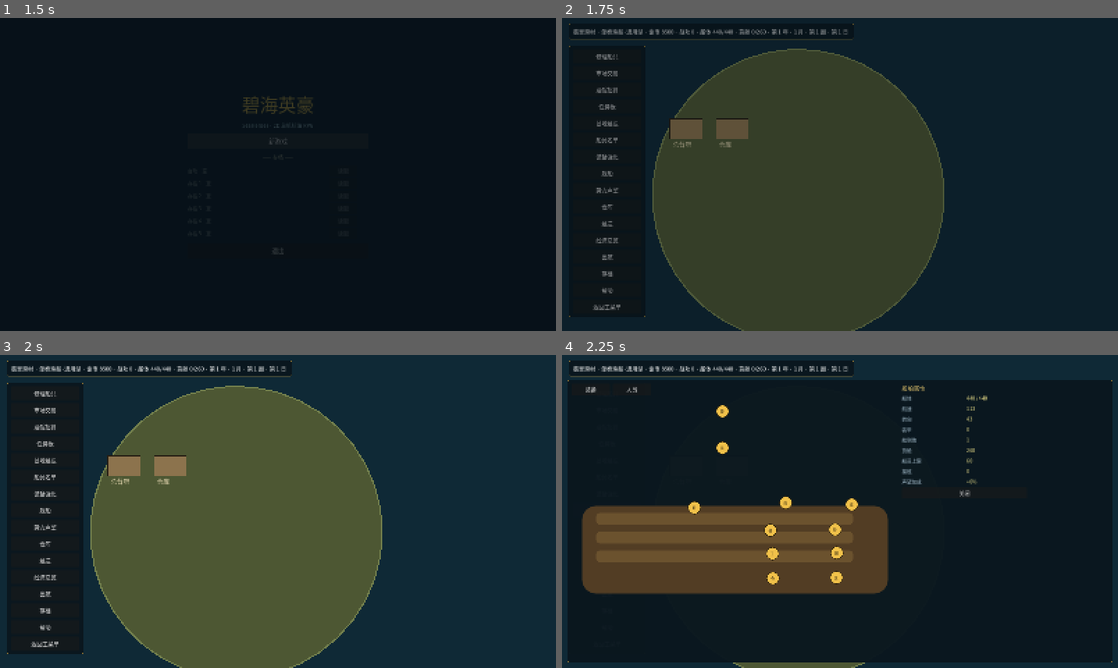
Above: before the commit, frames 1-4 (two rows, left to right).
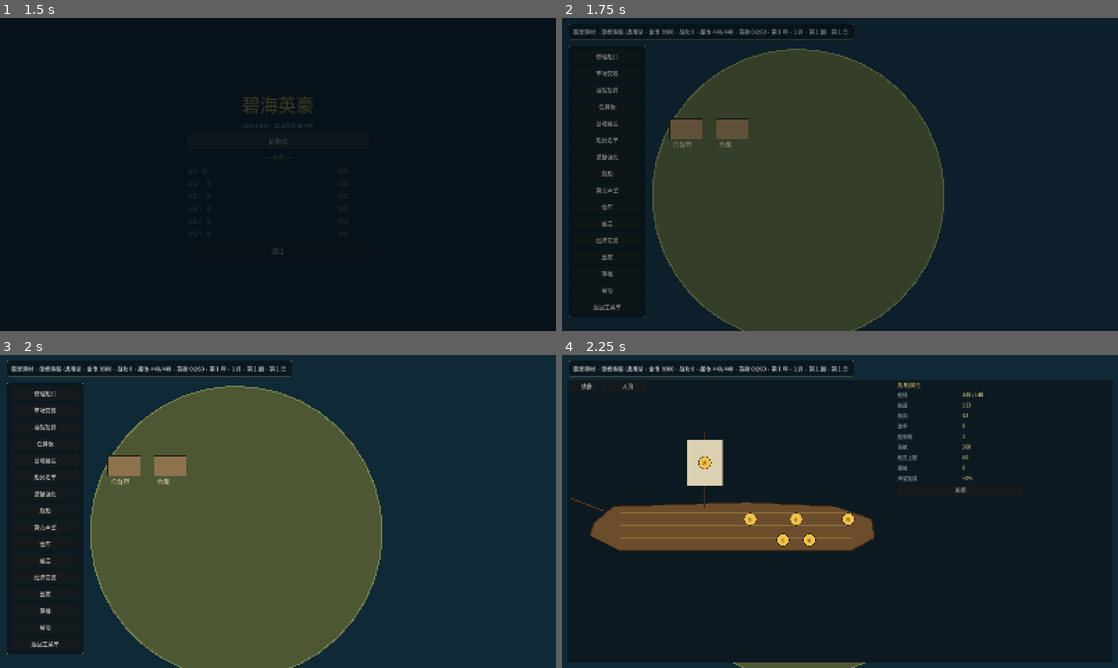
Above: after the commit, the same moments.

Repository: lucifermbbgh/OceanHero
Game: Godot game, scene res://scenes/main.tscn
Same seed, same stepped clock (60 frames per second), same inputs: the game is played once before the commit and once after it.
Inputs (mouse positions are in pixels of both pictures, inside the frame that each line leads up to):
- Up to frame 1 (1.5 s): tap Enter at 0.5 s; move the mouse to (400, 158) at 0.52 s; hold D (steer_right) 0.53-1.25 s; tap B at 0.6 s; click (400, 158) at 0.67 s; tap Space at 0.77 s; click "新游戏" at 1.25 s
- Up to frame 2 (1.75 s): no input
- Up to frame 3 (2 s): no input
- Up to frame 4 (2.25 s): click "舰船" at 2 s

Frames 1-3 are identical in both runs. In frame 4, 15% of the frame differs, in the area x 1-99%, y 8-99%.

Commit message:
fix(1.4.7): 舰船面板修正（船级开放模块、船影绘制、旗帜白名单）
- 模块按船级开放：1 级 6 个、10 级 ≥15 个；低阶无旗杆
- 新增 ship_silhouette.gd 绘制船体/斜桅/甲板/桅杆/帆，桅数随船级
- ModuleDef 锚点重算，与船影同一坐标系
- 旗杆白名单只允许 4 面设计内旗帜
- 版本号 1.4.7；单元 66 + 集成 995 全绿

Diff:
--- a/data/modules/cabin.tres
+++ b/data/modules/cabin.tres
@@ -10,5 +10,5 @@
 gear_slots = []
 crew_posts = []
 max_level = 5
-anchor = Vector2(0.806, 0.634)
+anchor = Vector2(0.800, 0.600)
 stat_key = "all"
--- a/data/modules/deck.tres
+++ b/data/modules/deck.tres
@@ -10,5 +10,5 @@
 gear_slots = [&"armor", &"figurehead"]
 crew_posts = [&"sailor"]
 max_level = 5
-anchor = Vector2(0.144, 0.634)
+anchor = Vector2(0.330, 0.600)
 stat_key = "crew_max"
--- a/data/modules/flagpole.tres
+++ b/data/modules/flagpole.tres
@@ -10,5 +10,5 @@
 gear_slots = [&"flag"]
 crew_posts = []
 max_level = 5
-anchor = Vector2(0.857, 0.514)
+anchor = Vector2(0.680, 0.150)
 stat_key = "rep_gain"
--- a/data/modules/galley.tres
+++ b/data/modules/galley.tres
@@ -10,5 +10,5 @@
 gear_slots = []
 crew_posts = [&"sailor"]
 max_level = 5
-anchor = Vector2(0.812, 0.745)
+anchor = Vector2(0.740, 0.700)
 stat_key = "recover"
--- a/data/modules/gundeck.tres
+++ b/data/modules/gundeck.tres
@@ -10,5 +10,5 @@
 gear_slots = [&"cannon"]
 crew_posts = [&"gunner"]
 max_level = 5
-anchor = Vector2(0.375, 0.528)
+anchor = Vector2(0.560, 0.600)
 stat_key = "guns"
--- a/data/modules/hold.tres
+++ b/data/modules/hold.tres
@@ -10,5 +10,5 @@
 gear_slots = []
 crew_posts = []
 max_level = 5
-anchor = Vector2(0.616, 0.867)
+anchor = Vector2(0.660, 0.700)
 stat_key = "cargo"
--- a/data/modules/infirmary.tres
+++ b/data/modules/infirmary.tres
@@ -10,5 +10,5 @@
 gear_slots = []
 crew_posts = [&"surgeon"]
 max_level = 5
-anchor = Vector2(0.811, 0.864)
+anchor = Vector2(0.780, 0.700)
 stat_key = "heal"
--- a/data/modules/lookout.tres
+++ b/data/modules/lookout.tres
@@ -10,5 +10,5 @@
 gear_slots = [&"telescope"]
 crew_posts = [&"sailor"]
 max_level = 5
-anchor = Vector2(0.462, 0.066)
+anchor = Vector2(0.520, 0.170)
 stat_key = "view"
--- a/data/modules/quarters.tres
+++ b/data/modules/quarters.tres
@@ -10,5 +10,5 @@
 gear_slots = []
 crew_posts = [&"sailor"]
 max_level = 5
-anchor = Vector2(0.609, 0.636)
+anchor = Vector2(0.700, 0.600)
 stat_key = "crew_max"
--- a/data/modules/rudder.tres
+++ b/data/modules/rudder.tres
@@ -10,5 +10,5 @@
 gear_slots = [&"rudder"]
 crew_posts = [&"mate"]
 max_level = 5
-anchor = Vector2(0.655, 0.505)
+anchor = Vector2(0.860, 0.600)
 stat_key = "turn"
--- a/data/modules/sails.tres
+++ b/data/modules/sails.tres
@@ -10,5 +10,5 @@
 gear_slots = [&"sail"]
 crew_posts = [&"sailor"]
 max_level = 5
-anchor = Vector2(0.462, 0.241)
+anchor = Vector2(0.420, 0.330)
 stat_key = "speed"
--- a/data/modules/workshop.tres
+++ b/data/modules/workshop.tres
@@ -10,5 +10,5 @@
 gear_slots = []
 crew_posts = []
 max_level = 5
-anchor = Vector2(0.615, 0.748)
+anchor = Vector2(0.620, 0.700)
 stat_key = "repair"
--- a/project.godot
+++ b/project.godot
@@ -15,7 +15,7 @@
 run/main_scene="res://scenes/main.tscn"
 config/features=PackedStringArray("4.7", "GL Compatibility")
 config/icon="res://icon.svg"
-config/version="1.4.6"
+config/version="1.4.7"
 [autoload]
 
 EventBus="*res://scripts/core/event_bus.gd"
--- a/scripts/base/base_scene.gd
+++ b/scripts/base/base_scene.gd
@@ -332,7 +332,10 @@
 	ship_root = PanelContainer.new()
 	ship_root.position = Vector2(16, 72)
 	ship_root.custom_minimum_size = Vector2(1568, 812)
-	ship_root.add_theme_stylebox_override("panel", _panel_style())
+	var ship_style := StyleBoxFlat.new()
+	ship_style.bg_color = Color(0.05, 0.10, 0.13)
+	ship_style.set_corner_radius_all(4)
+	ship_root.add_theme_stylebox_override("panel", ship_style)
 	ship_root.visible = false
 	root.add_child(ship_root)
 	var ship_hb := HBoxContainer.new()
@@ -1136,6 +1139,7 @@
 # ---------------- 声望 / 战功 / 帮助 / 通关 ----------------
 
 func _close_all_panels() -> void:
+	# 面板统一置前，避免被侧栏菜单遮挡
 	for pname in FULL_PANELS:
 		var p: Node = get(pname)
 		if p != null and p is PanelContainer:
@@ -2285,6 +2289,8 @@
 	_close_all_panels()
 	_rebuild_ship_panel()
 	ship_root.visible = true
+	ship_root.z_index = 20
+	ship_root.move_to_front()
 
 func _rebuild_ship_panel() -> void:
 	for c in ship_area.get_children():
@@ -2293,27 +2299,14 @@
 	for c2 in ship_stats_box.get_children():
 		ship_stats_box.remove_child(c2)
 		c2.queue_free()
-	# 船体占位
-	var hull := Panel.new()
-	hull.position = Vector2(30, ship_area_size.y * 0.52)
-	hull.custom_minimum_size = Vector2(ship_area_size.x - 60, ship_area_size.y * 0.42)
-	hull.size = hull.custom_minimum_size
-	var st := StyleBoxFlat.new()
-	st.bg_color = Color(0.32, 0.24, 0.14)
-	st.set_corner_radius_all(40)
-	hull.add_theme_stylebox_override("panel", st)
-	ship_area.add_child(hull)
-	# 甲板条
-	for i in range(3):
-		var strip := Panel.new()
-		strip.position = Vector2(70, ship_area_size.y * 0.52 + 20 + i * 54)
-		strip.custom_minimum_size = Vector2(ship_area_size.x - 200, 34)
-		strip.size = strip.custom_minimum_size
-		var ss := StyleBoxFlat.new()
-		ss.bg_color = Color(0.42, 0.32, 0.18)
-		ss.set_corner_radius_all(12)
-		strip.add_theme_stylebox_override("panel", ss)
-		ship_area.add_child(strip)
+	# 船影（按船级决定桅杆数）
+	var tier := int(GameState.ship_def().get("tier")) if GameState.ship_def() != null else 1
+	var masts := 1 if tier <= 2 else (2 if tier <= 4 else 3)
+	var sil := Control.new()
+	sil.set_script(load("res://scripts/ui/ship_silhouette.gd"))
+	sil.size = ship_area_size
+	sil.masts = masts
+	ship_area.add_child(sil)
 	# 插槽
 	for inst in GameState.ship_modules():
 		var mid: String = String(inst["module_id"])
@@ -2423,6 +2416,8 @@
 	for k in DataRegistry.gear.keys():
 		var g: Resource = DataRegistry.gear[k]
 		if g == null or String(g.slot) != slot:
+			continue
+		if not GameState.slot_allows(slot, String(g.id)):
 			continue
 		var btn := Button.new()
 		var mark := "（已装）" if String(g.id) == current else ""
--- a/scripts/core/game_state.gd
+++ b/scripts/core/game_state.gd
@@ -874,6 +874,16 @@
 # ---------------- 装备槽与模块映射（1.4.3） ----------------
 
 ## 装备槽 → 模块 id（甲板分层由调用方决定）
+## 槽位可安装白名单（旗帜只允许设计内的四面）
+const SLOT_ALLOWED := {
+	"flag": ["flag_free", "flag_swift", "flag_reload", "flag_renown"],
+}
+
+func slot_allows(slot: String, gid: String) -> bool:
+	if not SLOT_ALLOWED.has(slot):
+		return true
+	return (SLOT_ALLOWED[slot] as Array).has(gid)
+
 const SLOT_MODULE_MAP := {
 	"sail": "sails",
 	"rudder": "rudder",
@@ -914,10 +924,7 @@
 	10: {"deck": 3, "gundeck": 4},
 }
 
-## 基础模块（所有船都有）
-const BASE_MODULES := ["rudder", "sails", "lookout", "flagpole", "cabin", "quarters", "hold", "galley", "workshop"]
-
-## 每艘船的模块实例：{module_id, layer, level}
+## 每艘船的模块强化等级：{"mid#layer": level}
 var ship_module_levels: Dictionary = {}
 
 func deck_layers(tier: int) -> int:
@@ -925,18 +932,35 @@
 
 func gundeck_layers(tier: int) -> int:
 	return int(MODULE_TIER_TABLE.get(clampi(tier, 1, 10), {}).get("gundeck", 1))
+
+## 船级 → 开放的模块（分层模块另行展开）
+const MODULES_BY_TIER := {
+	1: ["sails", "rudder", "hold", "quarters", "galley", "gundeck"],
+	2: ["sails", "rudder", "hold", "quarters", "galley", "gundeck"],
+	3: ["sails", "rudder", "hold", "quarters", "galley", "gundeck", "lookout", "cabin", "deck"],
+	4: ["sails", "rudder", "hold", "quarters", "galley", "gundeck", "lookout", "cabin", "deck"],
+	5: ["sails", "rudder", "hold", "quarters", "galley", "gundeck", "lookout", "cabin", "deck", "workshop", "infirmary"],
+	6: ["sails", "rudder", "hold", "quarters", "galley", "gundeck", "lookout", "cabin", "deck", "workshop", "infirmary"],
+	7: ["sails", "rudder", "hold", "quarters", "galley", "gundeck", "lookout", "cabin", "deck", "workshop", "infirmary", "flagpole"],
+	8: ["sails", "rudder", "hold", "quarters", "galley", "gundeck", "lookout", "cabin", "deck", "workshop", "infirmary", "flagpole"],
+	9: ["sails", "rudder", "hold", "quarters", "galley", "gundeck", "lookout", "cabin", "deck", "workshop", "infirmary", "flagpole"],
+	10: ["sails", "rudder", "hold", "quarters", "galley", "gundeck", "lookout", "cabin", "deck", "workshop", "infirmary", "flagpole"],
+}
 
 ## 当前船的模块实例列表
 func ship_modules() -> Array:
 	var tier := int(ship_def().get("tier")) if ship_def() != null else 1
 	var out: Array = []
-	for mid in BASE_MODULES:
-		out.append({"module_id": mid, "layer": 0})
-	for i in range(deck_layers(tier)):
-		out.append({"module_id": "deck", "layer": i})
-	for j in range(gundeck_layers(tier)):
-		out.append({"module_id": "gundeck", "layer": j})
-	out.append({"module_id": "infirmary", "layer": 0})
+	var mids: Array = MODULES_BY_TIER.get(clampi(tier, 1, 10), MODULES_BY_TIER[1])
+	for mid in mids:
+		if String(mid) == "deck":
+			for i in range(deck_layers(tier)):
+				out.append({"module_id": "deck", "layer": i})
+		elif String(mid) == "gundeck":
+			for j in range(gundeck_layers(tier)):
+				out.append({"module_id": "gundeck", "layer": j})
+		else:
+			out.append({"module_id": String(mid), "layer": 0})
 	return out
 
 ## 模块强化等级（默认 0）
--- /dev/null
+++ b/scripts/ui/ship_silhouette.gd
@@ -0,0 +1,35 @@
+extends Control
+## 舰船侧视剪影：按船级决定桅杆数，纯代码绘制，便于与插槽锚点对齐。
+
+var masts := 1
+
+func _draw() -> void:
+	var w := size.x
+	var h := size.y
+	var hull := PackedVector2Array([
+		Vector2(0.08, 0.62), Vector2(0.14, 0.54), Vector2(0.55, 0.52),
+		Vector2(0.82, 0.54), Vector2(0.93, 0.60), Vector2(0.94, 0.69),
+		Vector2(0.87, 0.75), Vector2(0.16, 0.75), Vector2(0.07, 0.68),
+	])
+	var pts := PackedVector2Array()
+	for p in hull:
+		pts.append(Vector2(p.x * w, p.y * h))
+	draw_polygon(pts, PackedColorArray([Color(0.42, 0.30, 0.17)]))
+	draw_polyline(pts + PackedVector2Array([pts[0]]), Color(0.25, 0.17, 0.09), 3.0)
+	# 船艏斜桅
+	draw_line(Vector2(0.11 * w, 0.56 * h), Vector2(0.01 * w, 0.50 * h), Color(0.30, 0.21, 0.12), 4.0)
+	# 甲板线
+	for i in range(3):
+		var y := (0.57 + i * 0.06) * h
+		draw_line(Vector2(0.16 * w, y), Vector2(0.87 * w, y), Color(0.55, 0.42, 0.24), 2.0)
+	# 桅杆与帆
+	var xs: Array = [0.42]
+	if masts == 2:
+		xs = [0.32, 0.58]
+	elif masts >= 3:
+		xs = [0.28, 0.48, 0.68]
+	for x in xs:
+		var px := float(x) * w
+		draw_line(Vector2(px, 0.18 * h), Vector2(px, 0.55 * h), Color(0.24, 0.16, 0.09), 6.0)
+		draw_rect(Rect2(px - 0.055 * w, 0.22 * h, 0.11 * w, 0.22 * h), Color(0.86, 0.82, 0.70))
+		draw_rect(Rect2(px - 0.055 * w, 0.22 * h, 0.11 * w, 0.22 * h), Color(0.55, 0.5, 0.42), false, 2.0)
--- a/tests/integration/run.gd
+++ b/tests/integration/run.gd
@@ -27,6 +27,7 @@
 	await _test_exchange()
 	await _test_cross_port()
 	await _test_quest_board()
+	await _test_v147_panel_fix()
 	await _test_v146_ship_panel()
 	await _test_v145_module_upgrade()
 	await _test_v144_module_crew()
@@ -677,6 +678,37 @@
 	for i in range(n):
 		await get_tree().physics_frame
 
+# ---------------- 1.4.7 面板修正 ----------------
+func _test_v147_panel_fix() -> void:
+	print("\n[1.4.7 面板修正]")
+	GameState.reset_new_game()
+	GameState.ship_def_id = &"fishing_sloop"
+	var m1: Array = GameState.ship_modules()
+	_ok(m1.size() == 6, "1 级船 6 个模块", str(m1.size()))
+	var has_flag := false
+	for m in m1:
+		if String(m["module_id"]) == "flagpole":
+			has_flag = true
+	_ok(not has_flag, "1 级船无旗杆")
+	GameState.ship_def_id = &"first_rate"
+	var m10: Array = GameState.ship_modules()
+	_ok(m10.size() >= 15, "10 级船模块 ≥15", str(m10.size()))
+	var deck_n := 0
+	for mm in m10:
+		if String(mm["module_id"]) == "deck":
+			deck_n += 1
+	_ok(deck_n == 3, "10 级船 3 层甲板", str(deck_n))
+	# 旗帜白名单
+	_ok(GameState.slot_allows("flag", "flag_swift"), "疾风旗允许")
+	_ok(GameState.slot_allows("flag", "flag_swift") and not GameState.slot_allows("flag", "uniq_scout_flag"),
+		"旧独有旗被过滤")
+	_ok(GameState.slot_allows("sail", "sail_linen"), "非旗帜槽不限制")
+	# 锚点均在船影范围内
+	for inst in m10:
+		var md: Resource = DataRegistry.modules.get(String(inst["module_id"]))
+		_ok(md != null and md.anchor.y <= 0.80, "锚点位于船影内：%s" % String(inst["module_id"]))
+	GameState.reset_new_game()
+
 # ---------------- 1.4.6 舰船面板 ----------------
 func _test_v146_ship_panel() -> void:
 	print("\n[1.4.6 舰船面板]")
Binary file added: docs/screenshots/71-ship-panel.png
Binary file added: docs/screenshots/72-ship-panel-opaque.png
Binary file added: docs/screenshots/73-slot-popup.png
Binary file added: docs/screenshots/74-panel-equipped.png
Binary file added: docs/screenshots/75-ship-panel-final.png
Binary file added: docs/screenshots/76-ship-panel-fixed.png
Not shown, added: docs/版本文档/1.4.7-升级说明.md
Not shown, changed: docs/版本文档/版本规划.md
